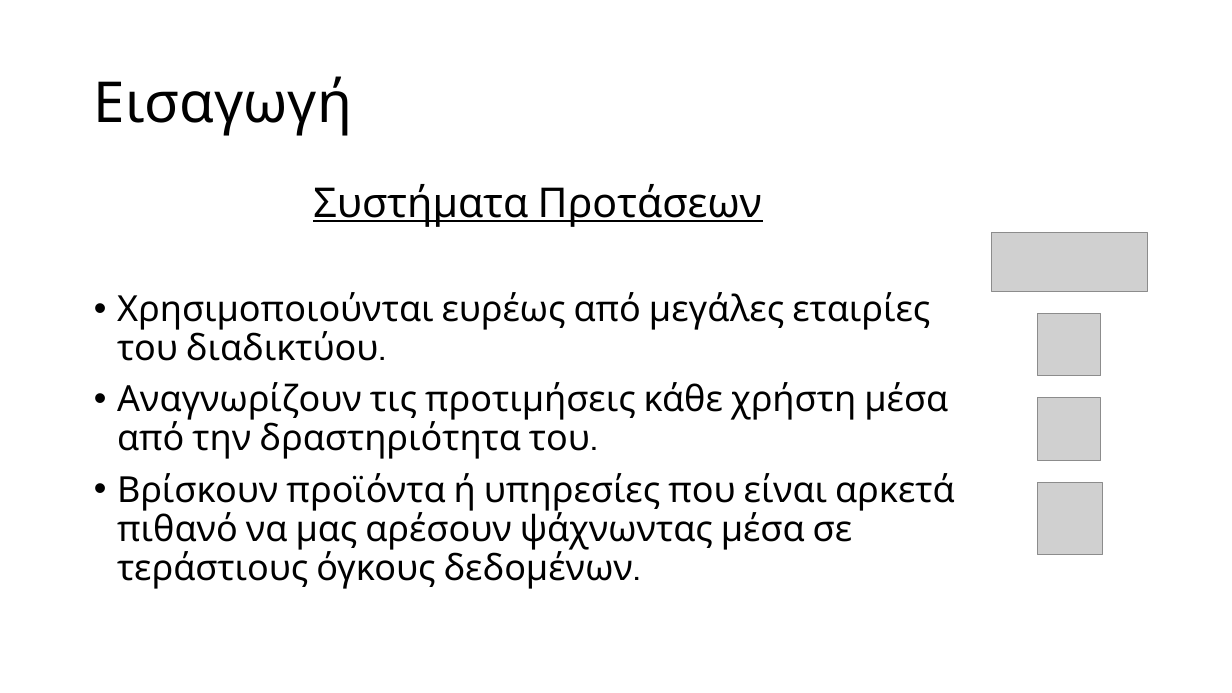
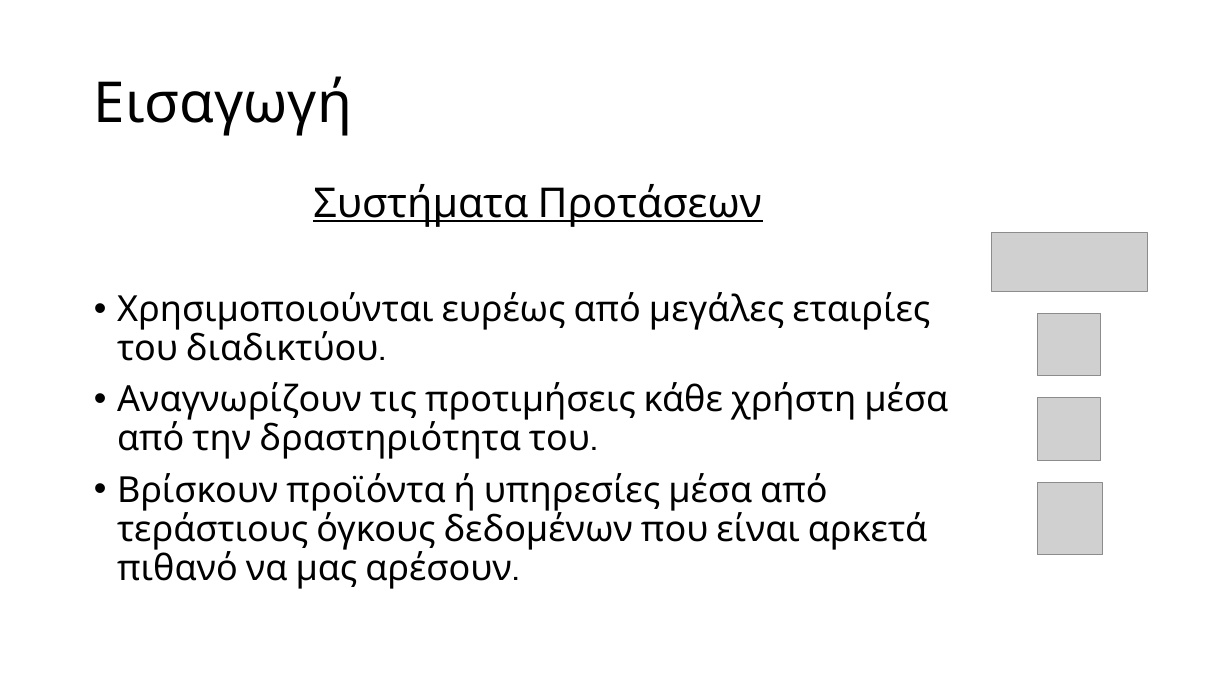
Before and after one commit to mpountou/General-Recommendation-Engine, a slide deck: slide 4 of παρουσίαση.pptx. Drawn at 1232x693 pixels with LibreOffice and Linux fonts; fonts in the diff are those of the drawing; grey boxes stand for pictures. Boxes give left, top, right and bottom in pixels: in the first picture for what was removed or moved away, otherwise in the second. Text is boxed around its words. In the diff, an @@ line names an element or a change of style, - is before the commit and + after.

```diff
--- a/παρουσίαση.pptx
+++ b/παρουσίαση.pptx
@@ text at bbox=[117, 473, 928, 589]: text changed @@
-• Βρίσκουν προϊόντα ή υπηρεσίες που είναι αρκετά πιθανό να μας αρέσουν ψάχνωντας μέσα σε τεράστιους όγκους δεδομένων.
+• Βρίσκουν προϊόντα ή υπηρεσίες μέσα από τεράστιους όγκους δεδομένων που είναι αρκετά πιθανό να μας αρέσουν.
```
Also in this commit, not shown: 4 other slides changed.
